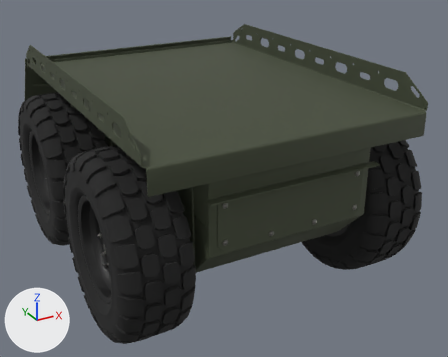
One commit to the glTF model tools/source_models/zmiy_logistic/zmiy_logistic.glb: the scene before it, then after it.
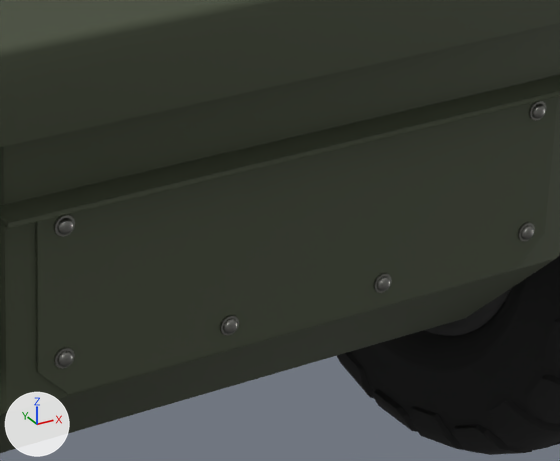
The first picture shows the older version from a 50 mm camera at (-1.26, -2.63, 1.62) aimed at (0.12, -0.13, 0.37). The close-ups show the older and then the newer version on the part from 46% to 81% of the width and 40% to 76% of the height of that picture. Only the edits that show in the close-ups are written down. Lighting does not change. The marker at lower left points along +X, +Y and +Z. Where no turn or scale is listed for an object, it has been applied to the vertices. Vertices at exactly the same position are counted once.

In view in the first close-up: 'Deck', 'Hull', 'Rear', 'Wheel_RR'.
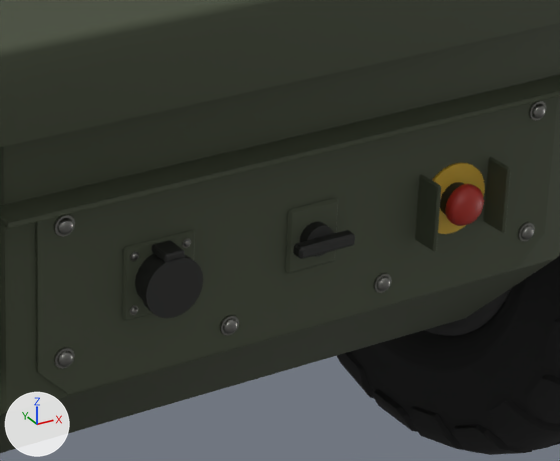
The change, as a diff of the scene's bpy script:
```diff
--- a/tools/source_models/zmiy_logistic/zmiy_logistic.glb.py
+++ b/tools/source_models/zmiy_logistic/zmiy_logistic.glb.py
@@ mat_zmiy_estop_yellow @@
+mat_zmiy_estop_yellow = principled_material('Zmiy_EStop_Yellow')
+mat_zmiy_estop_yellow.base_color = (0.584, 0.361, 0.0203)  # yellow #c9a227
+mat_zmiy_estop_yellow.roughness = 0.55
@@ mat_zmiy_estop_red @@
+mat_zmiy_estop_red = principled_material('Zmiy_EStop_Red')
+mat_zmiy_estop_red.base_color = (0.392, 0.0232, 0.013)  # red #a82a1e
+mat_zmiy_estop_red.roughness = 0.45
@@ mat_zmiy_plastic_black @@
+mat_zmiy_plastic_black = principled_material('Zmiy_Plastic_Black')
+mat_zmiy_plastic_black.base_color = (0.013, 0.0137, 0.0116)  # black #1e1f1c
+mat_zmiy_plastic_black.roughness = 0.6
@@ me_rear @@
 # used by ob_rear; location = (0.0, -0.891, 0.45)
-me_rear.from_pydata(...)  # 692 vertices, 1352 faces; spans x -0.382..0.382, y -0.04..0.0, z 0.0..0.233
+me_rear.from_pydata(...)  # 1605 vertices, 3120 faces; spans x -0.382..0.382, y -0.041..0.0, z 0.0..0.233
+# me_rear part 1: a new loose piece, a 24-sided cylinder along y spanning x -0.018..0.018, y -0.023..-0.011, z 0.095..0.131, in mat_zmiy_plastic_black (black #1e1f1c)
+# me_rear part 2: 439 vertices added at x -0.233..-0.147, y -0.039..-0.005, z 0.07..0.155
+# me_rear part 3: 276 vertices added at x 0.14..0.24, y -0.041..-0.005, z 0.071..0.155
+# me_rear part 4: 48 vertices added at x -0.036..0.036, y -0.039..-0.005, z 0.075..0.15
+# other edits to the shape of me_rear do not show in these pictures
 me_rear.materials.append(mat_zmiy_paint_olive)
 me_rear.materials.append(mat_zmiy_bolt_zinc)
+me_rear.materials.append(mat_zmiy_plastic_black)  # black #1e1f1c
+me_rear.materials.append(mat_zmiy_estop_yellow)  # yellow #c9a227
+me_rear.materials.append(mat_zmiy_estop_red)  # red #a82a1e
```

What differs and where, as boxes (x1, y1, x2, y2) in the close-ups (560 x 461 px):
part 1 of me_rear, added (black)
    after: (300, 221, 334, 257)
part 2 of me_rear, added
    after: (123, 230, 203, 321)
part 3 of me_rear, added
    after: (415, 157, 511, 252)
part 4 of me_rear, added
    after: (286, 198, 355, 274)
